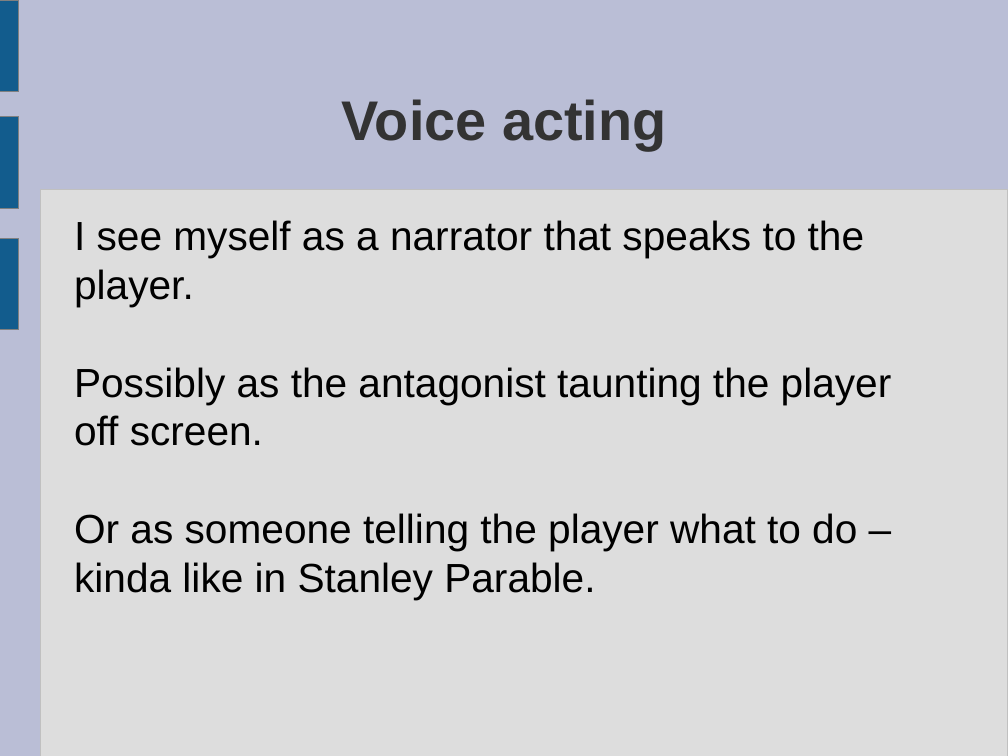
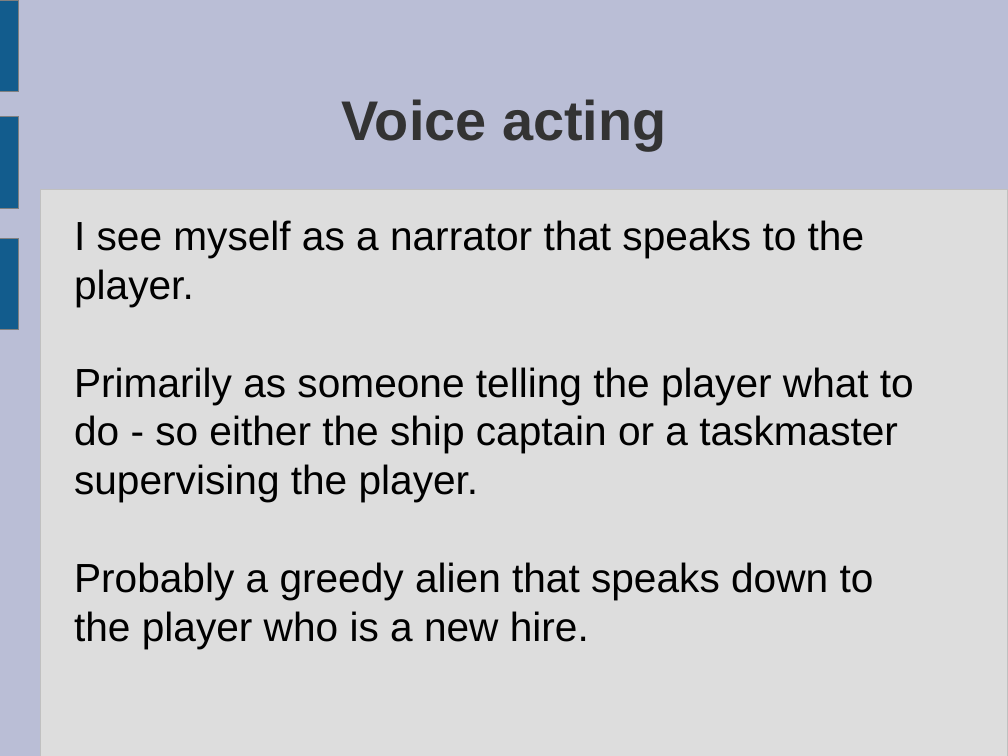
Before and after one commit to ktosox/GWJ67, a slide deck: slide 8 of da_plan.odp (slide 6 before the commit). Drawn at 1008x756 pixels with LibreOffice and Linux fonts; fonts in the diff are those of the drawing. Boxes give left, top, right and bottom in pixels: in the first picture for what was removed or moved away, otherwise in the second. Text is boxed around its words. In the diff, an @@ line names an element or a change of style, - is before the commit and + after.

```diff
--- a/da_plan.odp
+++ b/da_plan.odp
@@ text at (74,367,914,648): text changed @@
-Possibly as the antagonist taunting the player off screen.
-Or as someone telling the player what to do – kinda like in Stanley Parable.
+Primarily as someone telling the player what to do - so either the ship captain or a taskmaster supervising the player.
+Probably a greedy alien that speaks down to the player who is a new hire.
```
Also in this commit, not shown: 2 other slides changed, 3 slides added.
